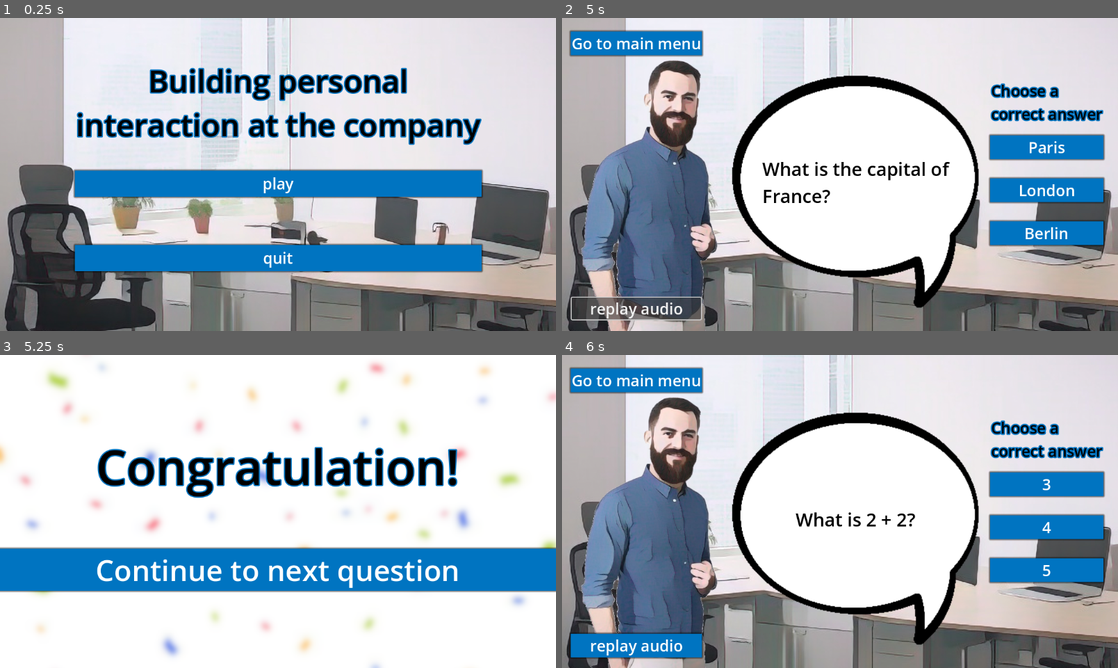
Above: before the commit, frames 1-4 (two rows, left to right).
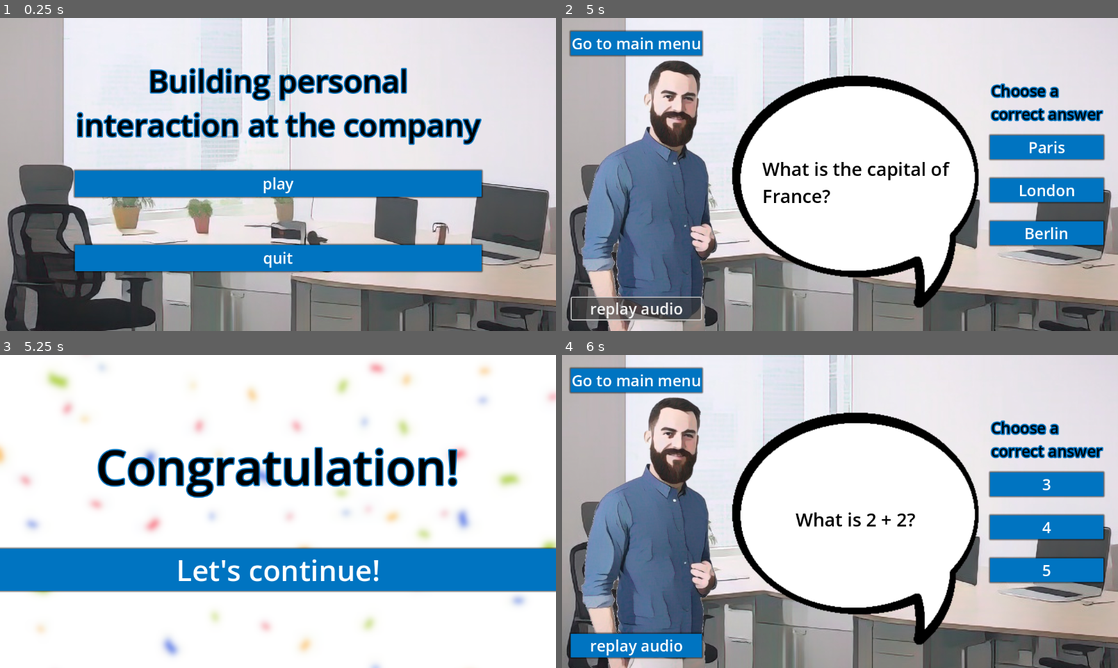
Above: after the commit, the same moments.

Repository: archibald-carrion/Conversational-english-serious-game
Game: Godot game, scene res://scenes/main_menu.tscn
Two runs of this game, one before a commit and one after it. Both use one fixed random seed, a clock stepped at 60 frames per second and the inputs below.
Inputs:
- Up to frame 1 (0.25 s): no input
- Up to frame 2 (5 s): click "play" at 0.5 s; click "Go to main menu" at 1.25 s; click "play" at 2 s; click "replay audio" at 2.75 s; click "replay audio" at 3.5 s; click "replay audio" at 4.25 s
- Up to frame 3 (5.25 s): click "Paris" at 5 s
- Up to frame 4 (6 s): click "Continue to next question" (after the commit: "Let's continue!") at 5.75 s

Frames 1-2 are identical in both runs. In frame 3, 1.9% of the frame differs, in the area x 17-83%, y 65-75%; in frame 4, nothing differs.

Commit message:
add go to next scene button which does not show when should not, and show once every questions are answer

Diff:
--- a/Conversational-english-serious-game/scenes/level_01.tscn
+++ b/Conversational-english-serious-game/scenes/level_01.tscn
@@ -203,7 +203,7 @@
 size_flags_horizontal = 4
 theme = ExtResource("4_58lit")
 
-[node name="Label" type="Label" parent="congratulations/VBoxContainer"]
+[node name="congratulation_label" type="Label" parent="congratulations/VBoxContainer"]
 layout_mode = 2
 size_flags_horizontal = 4
 theme_override_colors/font_color = Color(0, 0, 0, 1)
@@ -218,10 +218,16 @@
 [node name="next_question" type="Button" parent="congratulations/VBoxContainer/MarginContainer"]
 layout_mode = 2
 theme_override_font_sizes/font_size = 60
-text = "Continue to next question"
+text = "Let's continue!"
+
+[node name="next_level" type="Button" parent="congratulations/VBoxContainer/MarginContainer"]
+layout_mode = 2
+theme_override_font_sizes/font_size = 60
+text = "Go to next level!"
 
 [connection signal="pressed" from="answers/HBoxContainer/answers/MarginContainer/answer_0" to="." method="_on_answer_0_pressed"]
 [connection signal="pressed" from="answers/HBoxContainer/answers/MarginContainer3/answer_1" to="." method="_on_answer_1_pressed"]
 [connection signal="pressed" from="answers/HBoxContainer/answers/MarginContainer4/answer_2" to="." method="_on_answer_2_pressed"]
 [connection signal="pressed" from="left_side_buttons/HBoxContainer/VBoxContainer/margin_goto_main_menu_button/Button" to="." method="_on_button_pressed"]
 [connection signal="pressed" from="congratulations/VBoxContainer/MarginContainer/next_question" to="." method="_on_next_question_pressed"]
+[connection signal="pressed" from="congratulations/VBoxContainer/MarginContainer/next_level" to="." method="_on_next_question_pressed"]
--- a/Conversational-english-serious-game/scripts/first_level.gd
+++ b/Conversational-english-serious-game/scripts/first_level.gd
@@ -79,6 +79,9 @@
 	if button_index == current_correct_button:
 		get_node("congratulations").visible = true
 		get_node("congratulations").set_process(true)
+		get_node("congratulations/VBoxContainer/MarginContainer/next_level").visible = false
+		get_node("congratulations/VBoxContainer/MarginContainer/next_level").set_process(false)
+
 		update_score()  # Update the score based on the attempts
 
 func update_score():
@@ -106,6 +109,11 @@
 		get_node("congratulations").set_process(false)
 		show_question()
 	else:
+		get_node("congratulations/VBoxContainer/MarginContainer/next_level").visible = true
+		get_node("congratulations/VBoxContainer/MarginContainer/next_level").set_process(true)
+
+		get_node("congratulations/VBoxContainer/MarginContainer/next_question").visible = false
+		get_node("congratulations/VBoxContainer/MarginContainer/next_question").set_process(false)
 		# Handle the case when no more questions are available
 		print("No more questions available.")
 		display_final_score()  # Show the final score when all questions are answered
@@ -115,7 +123,17 @@
 	if score > max_score - score_per_question / 2:
 		score = max_score
 
+	var label = get_node("congratulations/VBoxContainer/congratulation_label")
+	label.text = "Congratulations! \nYou've completed the level.\nYour score is: " + str(score) + "/100"
+
+	# Set the font size (replace 24 with your desired size)
+	label.add_theme_font_size_override("font_size", 70)
+
+
 	Global.level_scores.append(score)  # Access the global level scores
 	print("Final Score: ", score)
 
+	#for score in Global.level_scores:
+		#print("Score: ", score)
+
 	# Additional logic can be added here to display the score on the screen, if desired.
